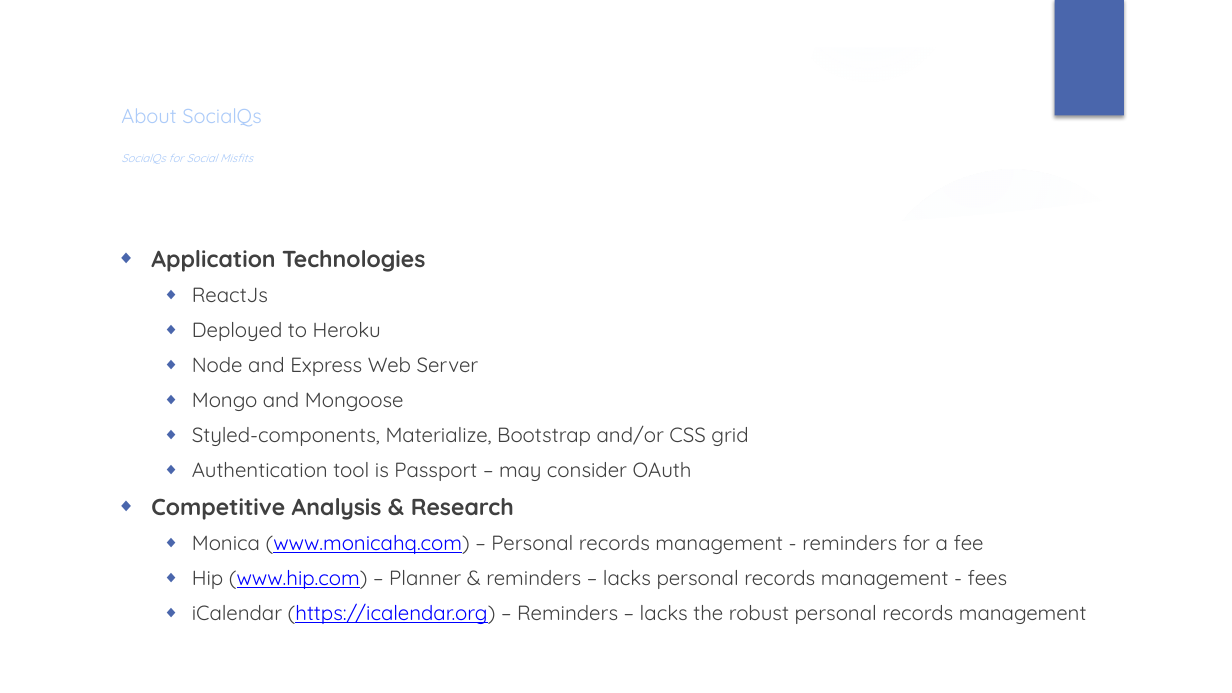
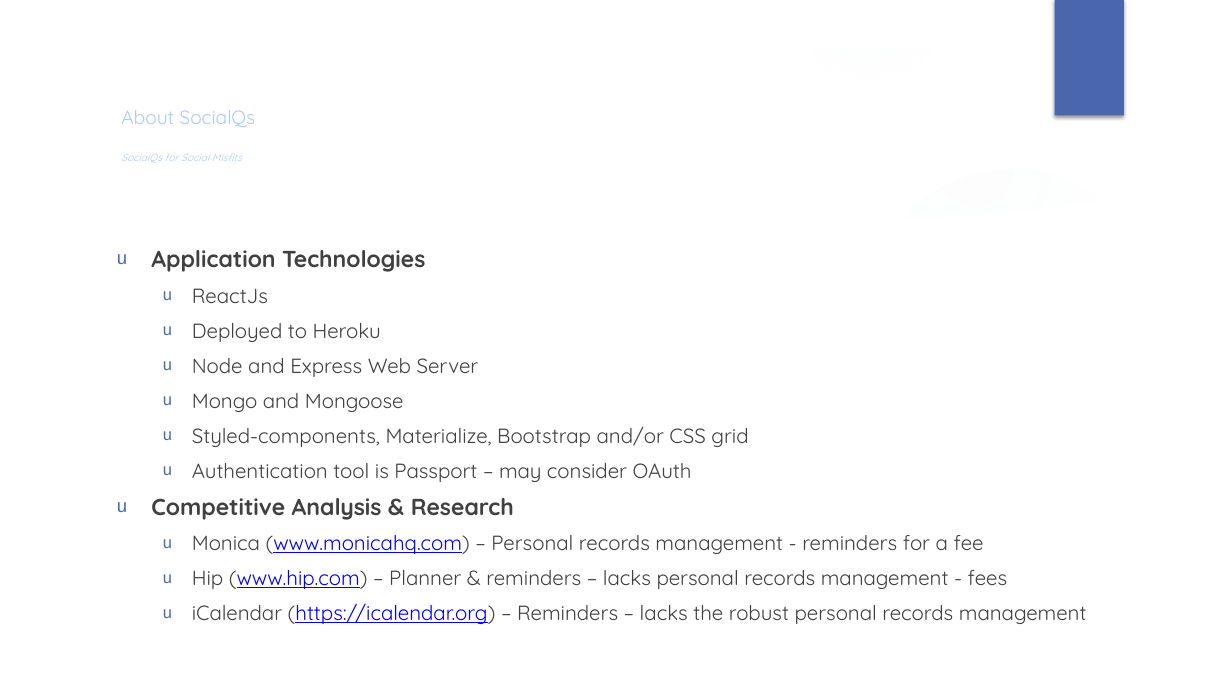
Before and after one commit to unh-dontoverreact/SocialQs, a slide deck: slide 5 of docs/socialQs.pptx. Drawn at 1232x693 pixels with LibreOffice and Linux fonts; fonts in the diff are those of the drawing; background and template pictures are left out. Boxes give left, top, right and bottom in pixels: in the first picture for what was removed or moved away, otherwise in the second. Text is boxed around its words. In the diff, an @@ line names an element or a change of style, - is before the commit and + after.

```diff
--- a/docs/socialQs.pptx
+++ b/docs/socialQs.pptx
@@ title "About SocialQs SocialQs for Social ..." at (121, 110, 255, 163): size 15.7 to 15 pt in "About SocialQs"; size 8.8 to 8 pt in "SocialQs for Social Misfits" @@
@@ text "Application Technologies" at (151, 250, 1087, 624): bullet ◆ to u @@
```
Also in this commit, not shown: 7 other slides changed, 2 slides added, 2 slides removed, 2 other files.
